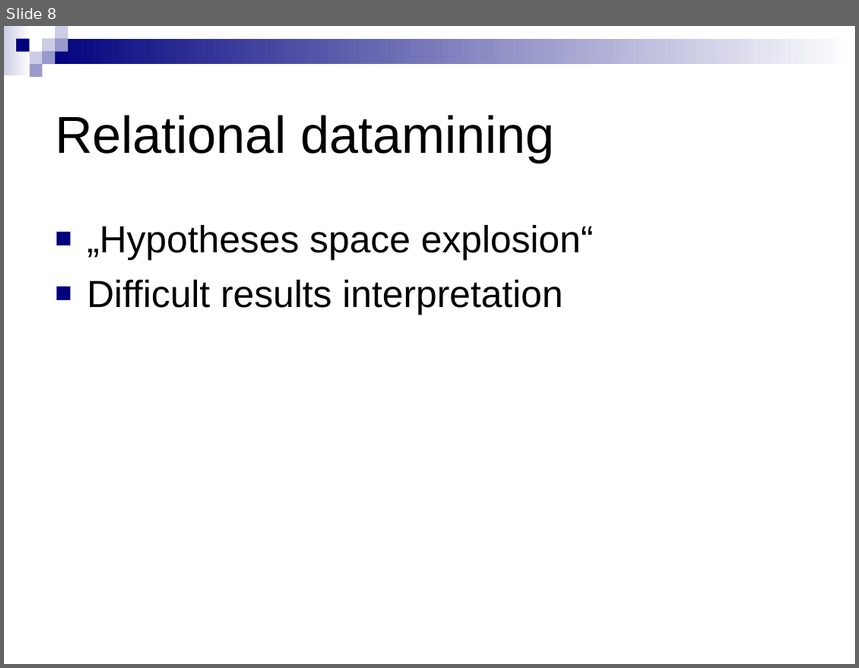
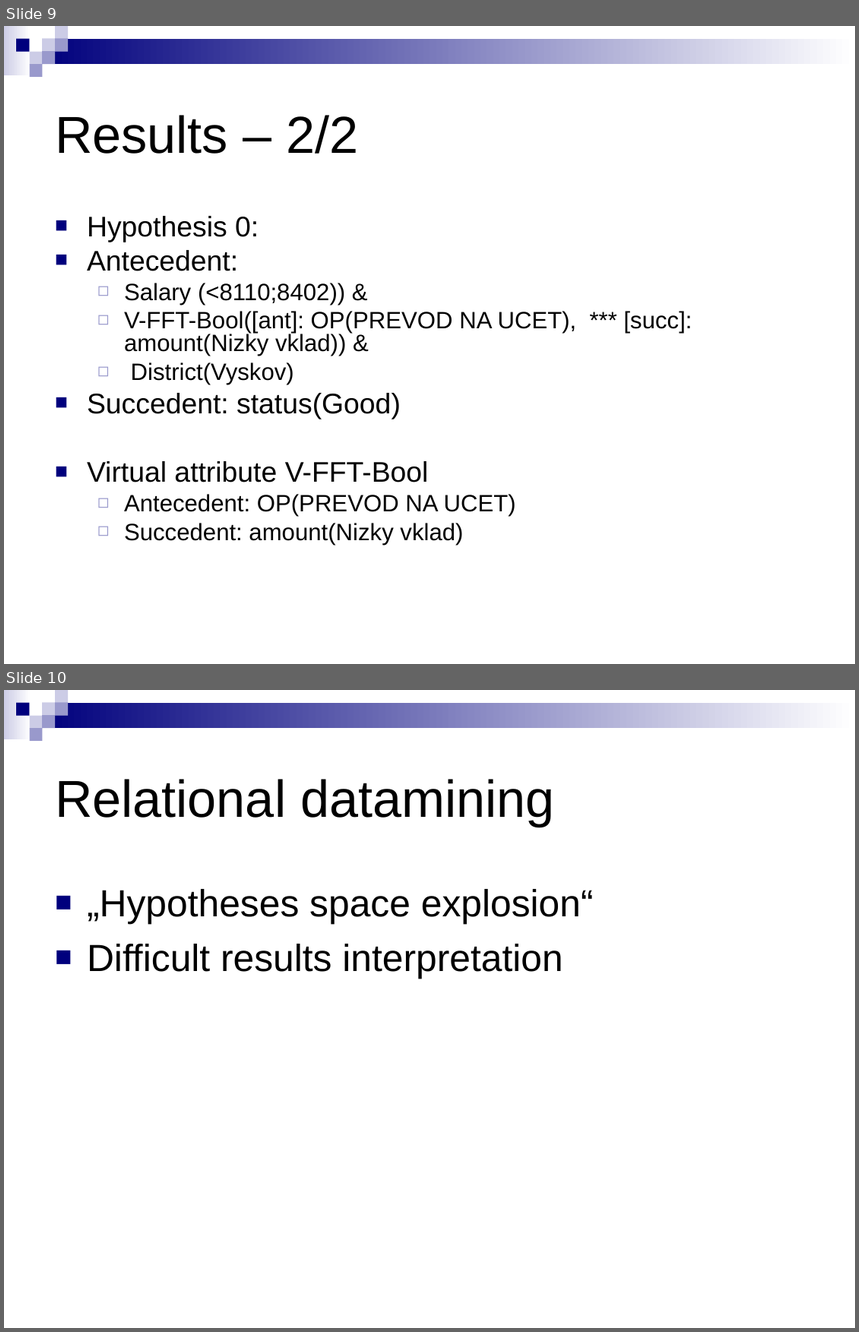
Before and after one commit to michalkovy/ferda, a slide deck: publications/keg4/Relational extensions.ppt. Shown one above the other, each under a label of ours: slide 8 before the commit, slides 9 and 10 after it. The pictures are 859x668 and 859x1332 pixels, drawn with LibreOffice and Linux fonts; fonts in the diff are those of the drawing. Boxes give left, top, right and bottom in pixels: in the first picture for what was removed or moved away, otherwise in the second. Text is boxed around its words. In the diff, an @@ line names an element or a change of style, - is before the commit and + after.

```diff
--- a/publications/keg4/Relational extensions.ppt
+++ b/publications/keg4/Relational extensions.ppt
@@ slide 9 added at (x1=4, y1=26, x2=855, y2=664), background #FFFFFF; not listed: 9 template elements that a slide beside it also shows @@
@@ title added at (x1=55, y1=115, x2=358, y2=154), 44 pt, text #000000 @@
+Results – 2/2
@@ text added at (x1=87, y1=216, x2=693, y2=545), 20 pt, text #000000 @@
+■ Hypothesis 0:
+■ Antecedent:
+  ◻ Salary (<8110;8402)) &
+  ◻ V-FFT-Bool([ant]: OP(PREVOD NA UCET), *** [succ]: amount(Nizky vklad)) &
+  ◻ District(Vyskov)
+■ Succedent: status(Good)
+■ Virtual attribute V-FFT-Bool
+  ◻ Antecedent: OP(PREVOD NA UCET)
+  ◻ Succedent: amount(Nizky vklad)
@@ what was slide 8 is now slide 10 @@
```
Also in this commit, not shown: 1 slide changed, 1 other slide added.
